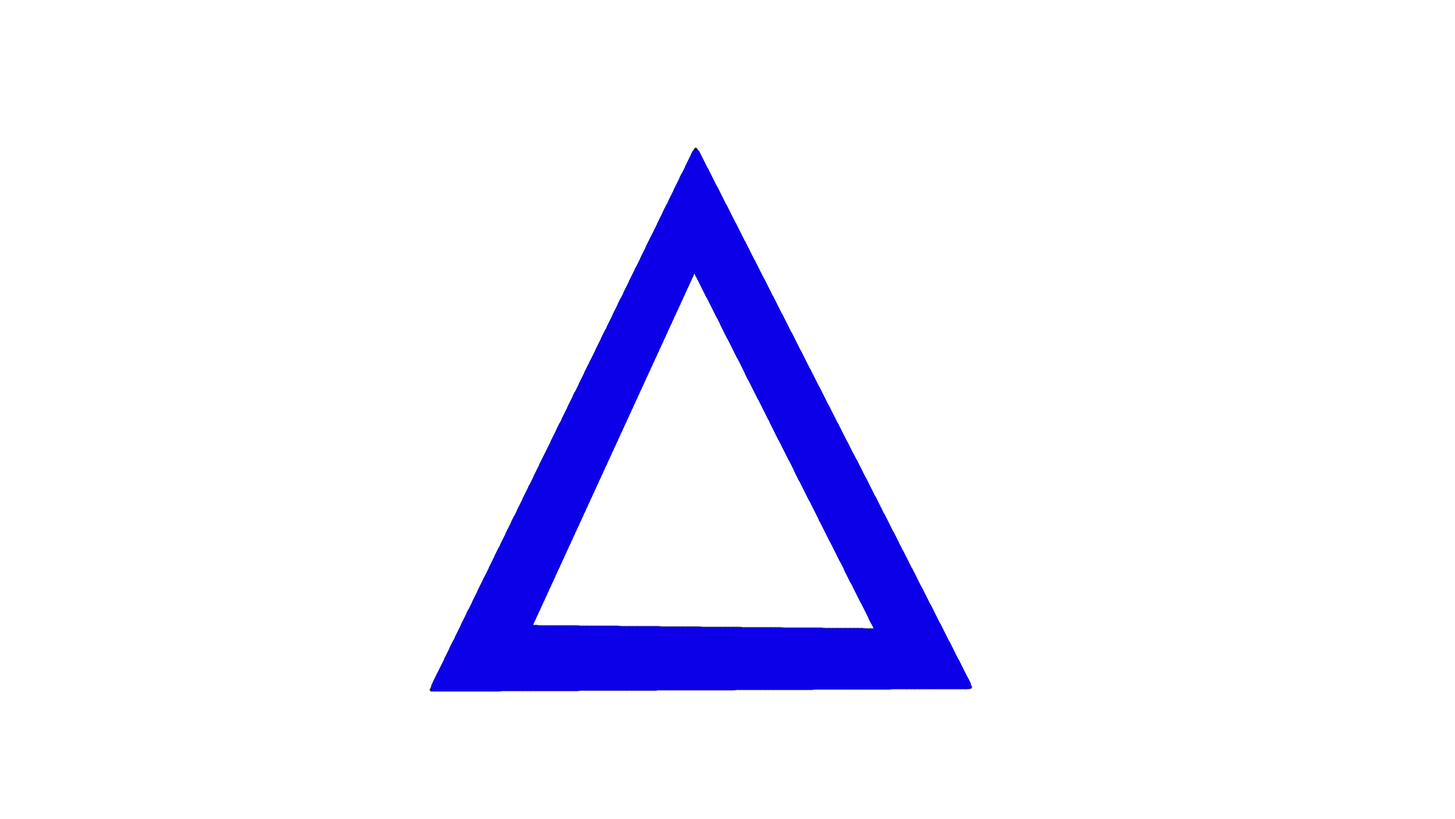
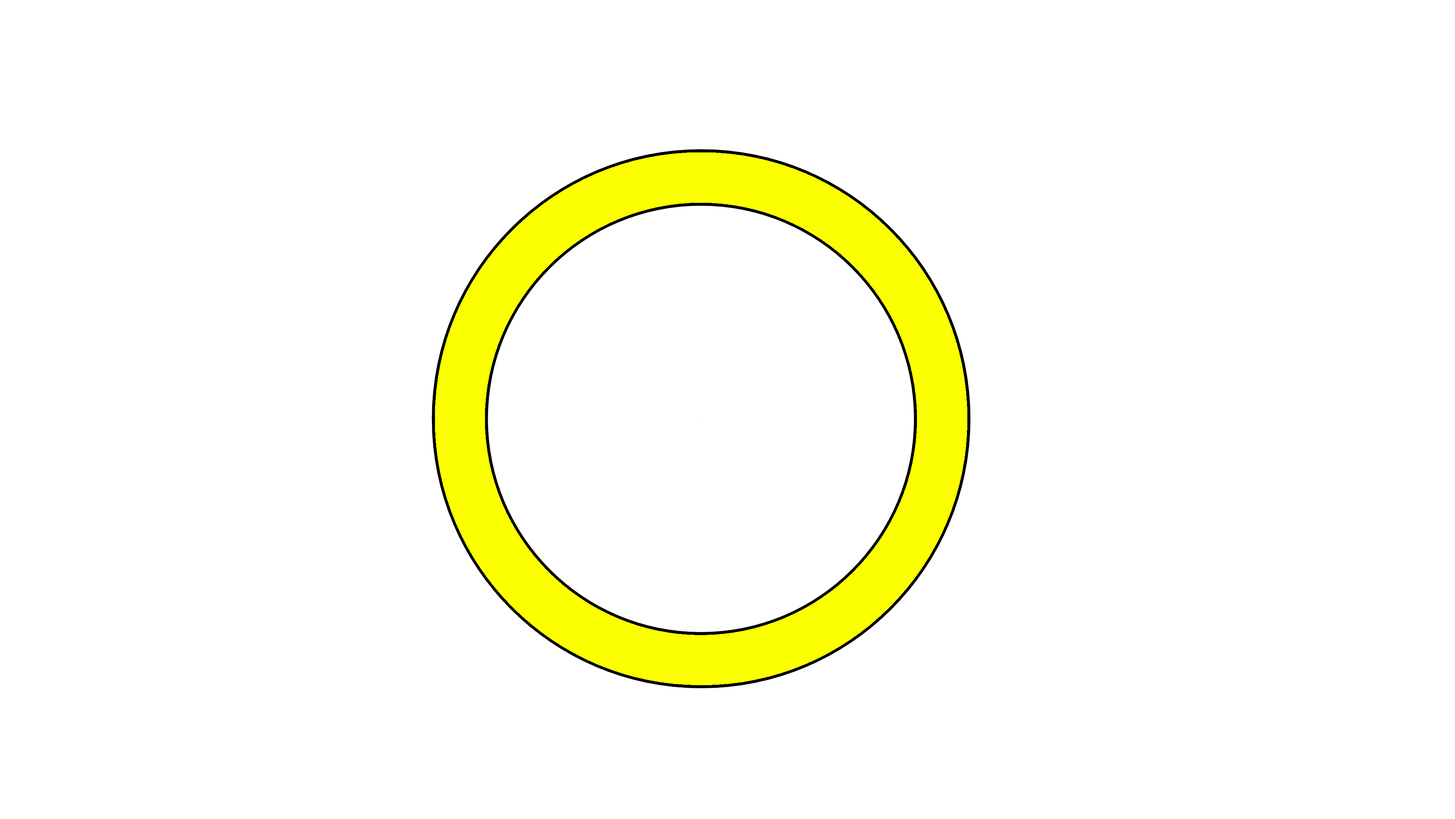
Comparing the layer stacks of the two (1455, 819) images. Changes:
painted on "Paint Layer 1" over 429, 146, 974, 693
